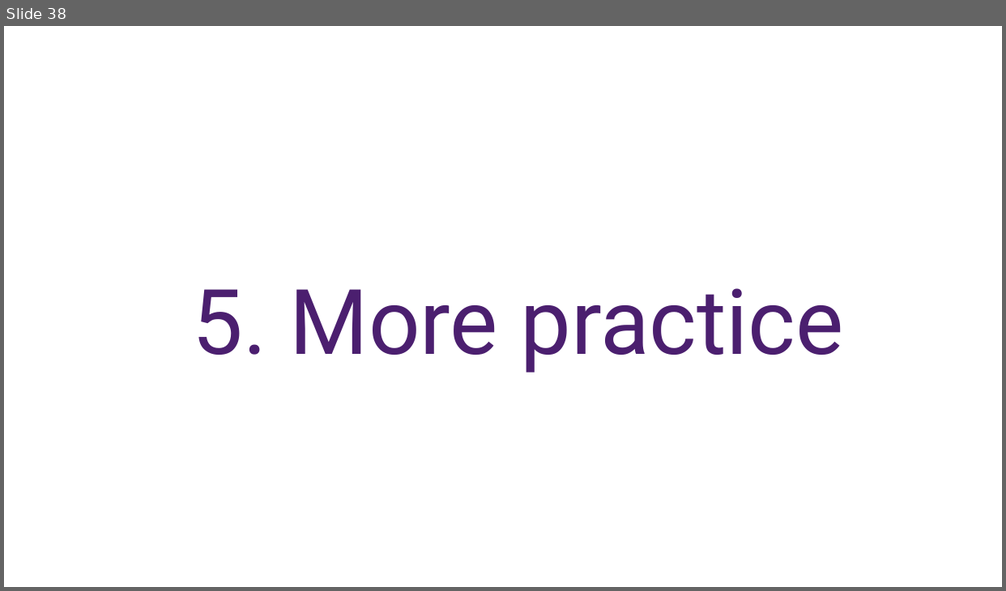
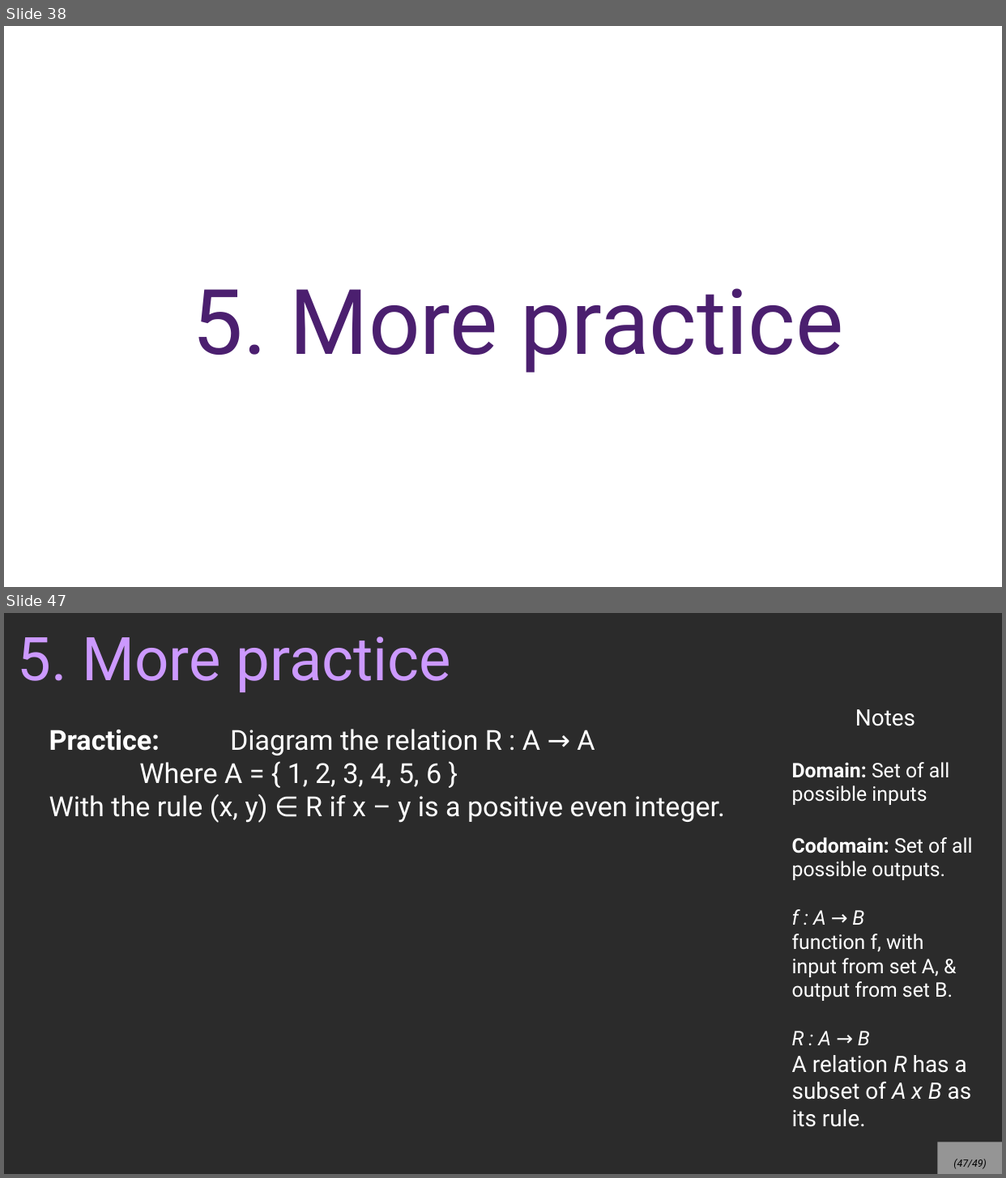
Before and after one commit to nguyenchithien/CS210-Discrete-Structures, a slide deck: Lectures/LibreOffice/4-1_Functions_and_Relations.odp. Shown one above the other, each under a label of ours: slide 38 before the commit, slides 38 and 47 after it; the slides between them are not shown. The pictures are 1006x591 and 1006x1178 pixels, drawn with LibreOffice and Linux fonts; fonts in the diff are those of the drawing; background and template pictures are left out; a plain dark background stands for a picture behind light text. Boxes give left, top, right and bottom in pixels: in the first picture for what was removed or moved away, otherwise in the second. Text is boxed around its words. In the diff, an @@ line names an element or a change of style, - is before the commit and + after.

Commit message:
4.1 lecture

```diff
--- a/Lectures/LibreOffice/4-1_Functions_and_Relations.odp
+++ b/Lectures/LibreOffice/4-1_Functions_and_Relations.odp
@@ slide 47 added at (4,613,1002,1174), background picture (left out) @@
@@ title added at (18,636,451,692), 48 pt, text #CC99FF @@
+5. More practice
@@ text added at (792,709,973,1127), 16 pt, text #FFFFFF @@
+Notes
+Domain: Set of all possible inputs
+Codomain: Set of all possible outputs.
+f : A → B
+function f, with
+input from set A, &
+output from set B.
+R : A → B
+A relation R has a subset of A x B as its rule.
@@ text added at (49,729,725,823), 22 pt, text #FFFFFF @@
+Practice: Diagram the relation R : A → A
+Where A = { 1, 2, 3, 4, 5, 6 }
+With the rule (x, y) ∈ R if x – y is a positive even integer.
@@ page number added at (938,1143,1002,1174), fill #FFFFFF at 50% opacity, 8 pt, text #000000, italic @@
+(47/49)
```
Also in this commit, not shown: 2 slides changed, 8 other slides added, 1 slide removed, 13 other files.
